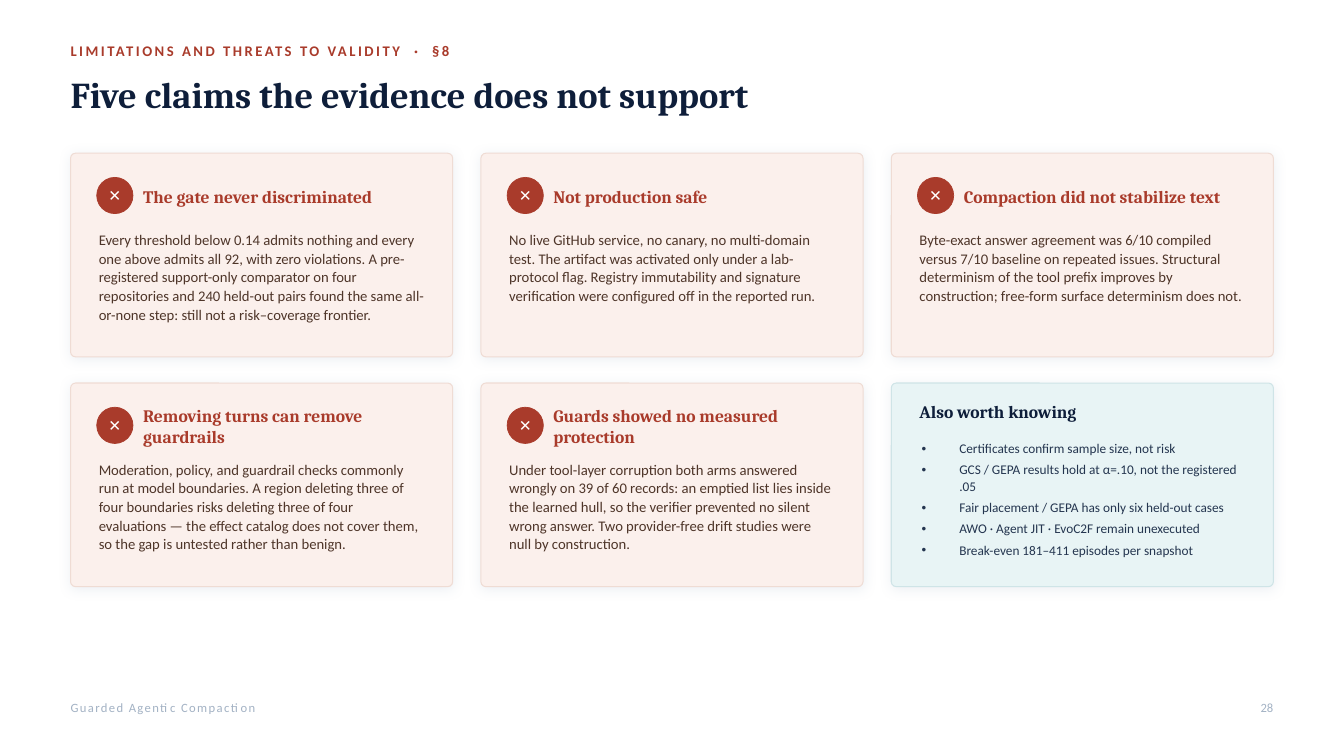
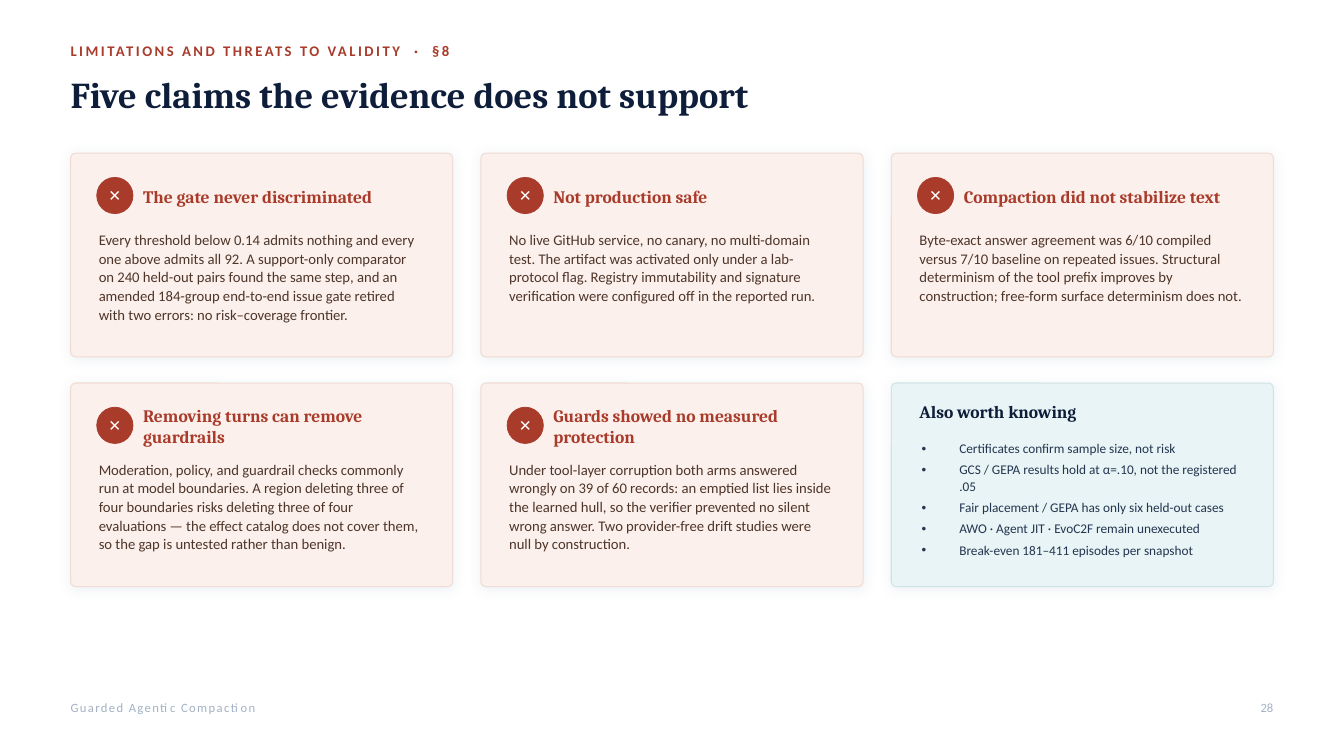
Before and after one commit to rrahimi-uci/guarded-agentic-compaction, a slide deck: slide 28 of paper/slides/compiling-recurrent-agent-workflows-into-guarded-programs-detailed.pptx. Drawn at 1344x756 pixels with LibreOffice and Linux fonts; fonts in the diff are those of the drawing. Boxes give left, top, right and bottom in pixels: in the first picture for what was removed or moved away, otherwise in the second. Text is boxed around its words. In the diff, an @@ line names an element or a change of style, - is before the commit and + after.

```diff
--- a/paper/slides/compiling-recurrent-agent-workflows-into-guarded-programs-detailed.pptx
+++ b/paper/slides/compiling-recurrent-agent-workflows-into-guarded-programs-detailed.pptx
@@ text at box(99, 235, 415, 323): text changed @@
-Every threshold below 0.14 admits nothing and every one above admits all 92, with zero violations. A pre-registered support-only comparator on four repositories and 240 held-out pairs found the same all-or-none step: still not a risk–coverage frontier.
+Every threshold below 0.14 admits nothing and every one above admits all 92. A support-only comparator on 240 held-out pairs found the same step, and an amended 184-group end-to-end issue gate retired with two errors: no risk–coverage frontier.
```
Also in this commit, not shown: 3 other slides changed, 3 other files.
